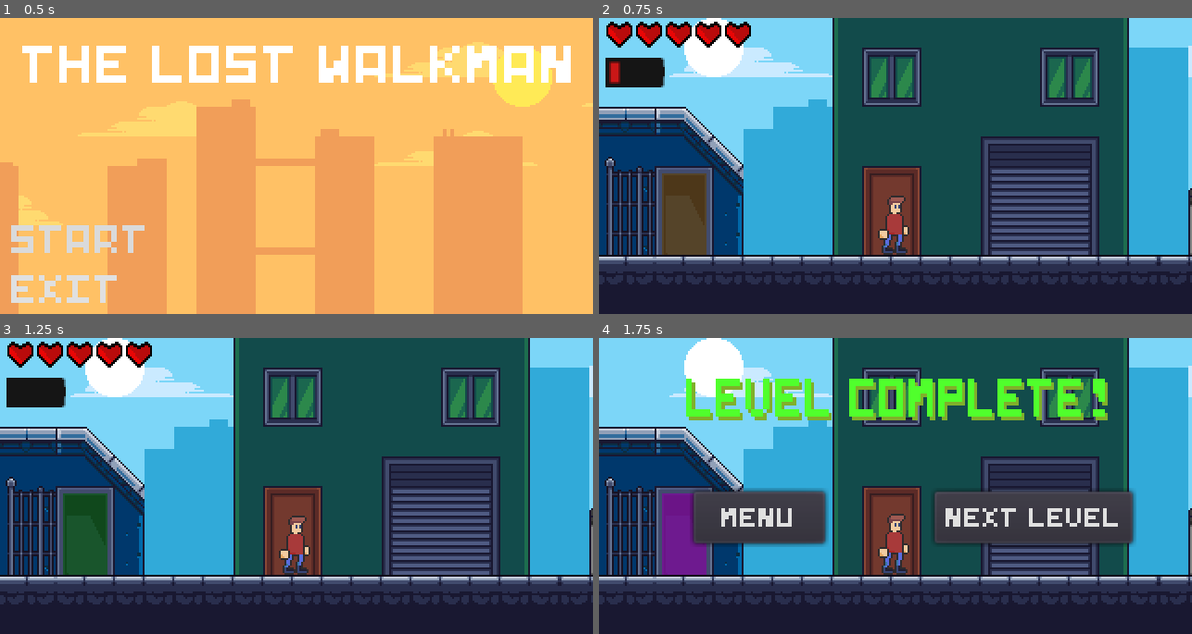
Above: before the commit, frames 1-4 (two rows, left to right).
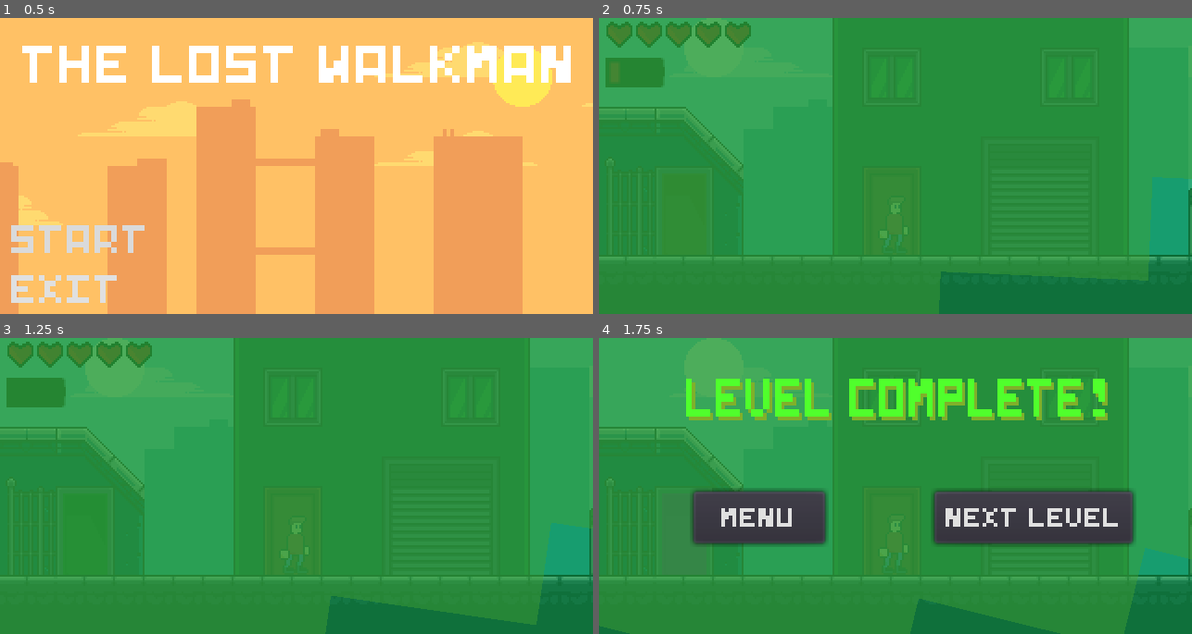
Above: after the commit, the same moments.

Repository: Glow-Project/LostTech
Game: Godot game, scene res://Menu/Menu.tscn
Same seed, same stepped clock (60 frames per second), same inputs: the game is played once before the commit and once after it.
Inputs:
- Up to frame 1 (0.5 s): no input
- Up to frame 2 (0.75 s): click "Start" at 0.5 s
- Up to frame 3 (1.25 s): no input
- Up to frame 4 (1.75 s): tap Enter (ui_accept) at 1.25, 1.52 s; hold Right (ui_right) from 1.28 s (still down)

Frame 1 is identical in both runs. In frame 2, 99% of the frame differs, in the area x 0-100%, y 0-100%; in frame 3, 99%; in frame 4, 84%.

Commit message:
Add Raggea Filter

Diff:
--- /dev/null
+++ b/Design/Filter/RaggeaFilter/RaggeaFilter.gd
@@ -0,0 +1,6 @@
+extends Node2D
+
+export var rotation_speed = 0.2
+
+func _process(delta):
+	rotate(rotation_speed*delta)
--- /dev/null
+++ b/Design/Filter/RaggeaFilter/RaggeaFilter.tscn
@@ -0,0 +1,12 @@
+[gd_scene load_steps=3 format=2]
+
+[ext_resource path="res://Design/Filter/RaggeaFilter/RaggeaFilter.gd" type="Script" id=1]
+[ext_resource path="res://Design/Filter/RaggeaFilter/RaggeaFilter.png" type="Texture" id=2]
+
+[node name="Node2D" type="Node2D"]
+script = ExtResource( 1 )
+
+[node name="Sprite" type="Sprite" parent="."]
+position = Vector2( 83.8391, 6.10352e-05 )
+scale = Vector2( 8, 8 )
+texture = ExtResource( 2 )
--- a/HUD/HUD.tscn
+++ b/HUD/HUD.tscn
@@ -6,49 +6,49 @@
 
 [sub_resource type="AtlasTexture" id=1]
 atlas = ExtResource( 1 )
-region = Rect2( 0, 0, 80, 16 )
+region = Rect2( 80, 0, 80, 16 )
 
 [sub_resource type="AtlasTexture" id=2]
 atlas = ExtResource( 1 )
-region = Rect2( 160, 0, 80, 16 )
+region = Rect2( 0, 0, 80, 16 )
 
 [sub_resource type="AtlasTexture" id=3]
 atlas = ExtResource( 1 )
-region = Rect2( 80, 0, 80, 16 )
+region = Rect2( 240, 0, 80, 16 )
 
 [sub_resource type="AtlasTexture" id=4]
 atlas = ExtResource( 1 )
-region = Rect2( 240, 0, 80, 16 )
+region = Rect2( 320, 0, 80, 16 )
 
 [sub_resource type="AtlasTexture" id=5]
 atlas = ExtResource( 1 )
-region = Rect2( 320, 0, 80, 16 )
+region = Rect2( 160, 0, 80, 16 )
 
 [sub_resource type="SpriteFrames" id=6]
 animations = [ {
 "frames": [ SubResource( 1 ) ],
 "loop": true,
-"name": "1",
+"name": "2",
 "speed": 5.0
 }, {
 "frames": [ SubResource( 2 ) ],
 "loop": true,
-"name": "3",
+"name": "1",
 "speed": 5.0
 }, {
 "frames": [ SubResource( 3 ) ],
 "loop": true,
-"name": "2",
+"name": "4",
 "speed": 5.0
 }, {
 "frames": [ SubResource( 4 ) ],
 "loop": true,
-"name": "4",
+"name": "5",
 "speed": 5.0
 }, {
 "frames": [ SubResource( 5 ) ],
 "loop": true,
-"name": "5",
+"name": "3",
 "speed": 5.0
 } ]
 
@@ -70,49 +70,49 @@
 
 [sub_resource type="AtlasTexture" id=8]
 atlas = ExtResource( 2 )
-region = Rect2( 96, 0, 32, 16 )
+region = Rect2( 64, 0, 32, 16 )
 
 [sub_resource type="AtlasTexture" id=9]
 atlas = ExtResource( 2 )
-region = Rect2( 32, 0, 32, 16 )
+region = Rect2( 128, 0, 32, 16 )
 
 [sub_resource type="AtlasTexture" id=10]
 atlas = ExtResource( 2 )
-region = Rect2( 64, 0, 32, 16 )
+region = Rect2( 96, 0, 32, 16 )
 
 [sub_resource type="AtlasTexture" id=11]
 atlas = ExtResource( 2 )
-region = Rect2( 128, 0, 32, 16 )
+region = Rect2( 0, 0, 32, 16 )
 
 [sub_resource type="AtlasTexture" id=12]
 atlas = ExtResource( 2 )
-region = Rect2( 0, 0, 32, 16 )
+region = Rect2( 32, 0, 32, 16 )
 
 [sub_resource type="SpriteFrames" id=13]
 animations = [ {
 "frames": [ SubResource( 8 ) ],
 "loop": true,
-"name": "1",
+"name": "2",
 "speed": 5.0
 }, {
 "frames": [ SubResource( 9 ) ],
 "loop": true,
-"name": "3",
+"name": "0",
 "speed": 5.0
 }, {
 "frames": [ SubResource( 10 ) ],
 "loop": true,
-"name": "2",
+"name": "1",
 "speed": 5.0
 }, {
 "frames": [ SubResource( 11 ) ],
 "loop": true,
-"name": "0",
+"name": "4",
 "speed": 5.0
 }, {
 "frames": [ SubResource( 12 ) ],
 "loop": true,
-"name": "4",
+"name": "3",
 "speed": 5.0
 } ]
 
--- a/Levels/Level1/Level1.tscn
+++ b/Levels/Level1/Level1.tscn
@@ -14,6 +14,7 @@
 [ext_resource path="res://Design/Tilesets/Foreground.tres" type="TileSet" id=12]
 [ext_resource path="res://Items/HeartContainer/HeartContainer.tscn" type="PackedScene" id=13]
 [ext_resource path="res://Design/Filter/PartyFilter/PartyFilter.tscn" type="PackedScene" id=14]
+[ext_resource path="res://Design/Filter/RaggeaFilter/RaggeaFilter.tscn" type="PackedScene" id=15]
 
 [sub_resource type="ConvexPolygonShape2D" id=42]
 points = PoolVector2Array( 16, 0, 16, 16, 0, 16, 0, 16 )
@@ -2438,9 +2439,6 @@
 format = 1
 tile_data = PoolIntArray( 262208, 3, 0, 262213, 5, 0, 262216, 3, 0, 393211, 3, 0, 327698, 3, 0, 327748, 536870919, 0, 327755, 1, 0, 327783, 536870915, 0, 393256, 0, 0, 393299, 14, 0, 393334, 536870912, 0, 458783, 4, 0, 458877, 4, 0, 458883, 536870916, 0 )
 
-[node name="Camera" parent="." instance=ExtResource( 4 )]
-position = Vector2( 160.149, 79.8796 )
-
 [node name="Player" parent="." instance=ExtResource( 3 )]
 position = Vector2( 130.111, 112.279 )
 battery_level = 25
@@ -2477,3 +2475,9 @@
 
 [node name="HeartContainer" parent="." instance=ExtResource( 13 )]
 position = Vector2( 1792, 22 )
+
+[node name="Camera" parent="." instance=ExtResource( 4 )]
+position = Vector2( 160.149, 79.8796 )
+
+[node name="Node2D" parent="Camera" instance=ExtResource( 15 )]
+scale = Vector2( 7, 7 )
Binary file added: Design/Filter/RaggeaFilter/RaggeaFilter.png
Not shown, added: Design/Filter/RaggeaFilter/RaggeaFilter.png.import
Not shown: 1 places in Levels/Level1/Level1.tscn that only renumber resources
